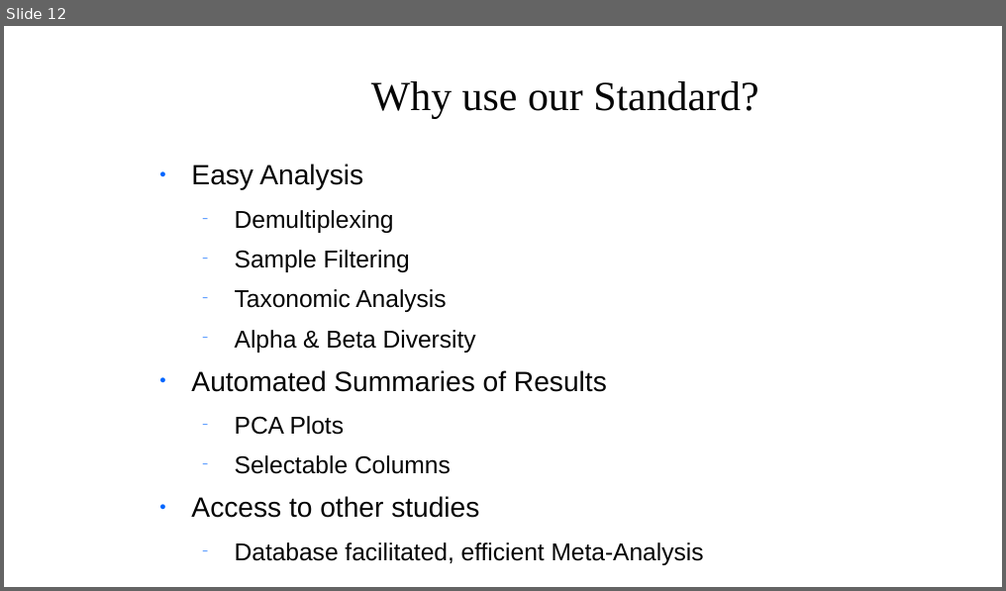
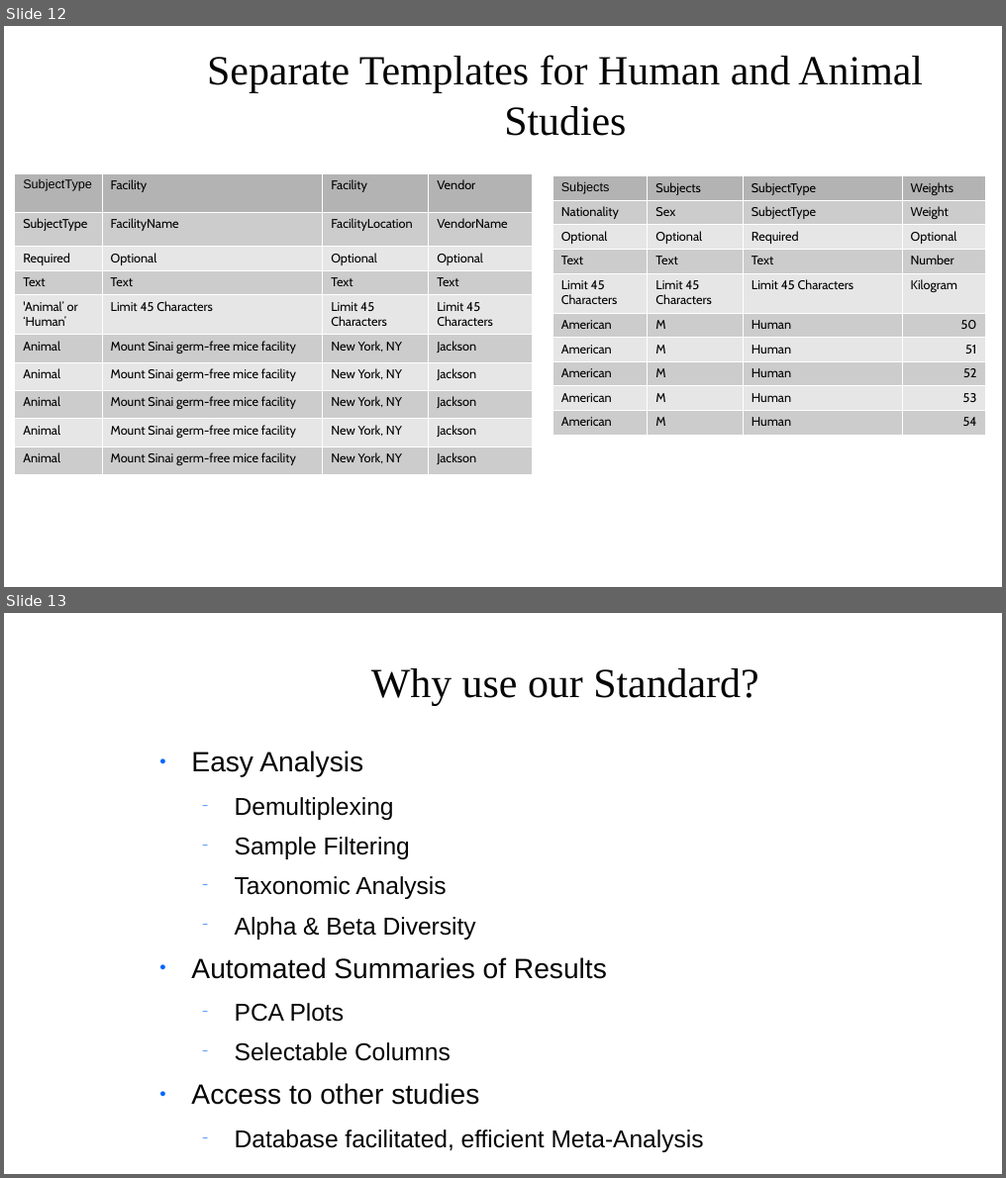
Before and after one commit to clemente-lab/mmeds-meta, a slide deck: sql/mmeds.odp. Shown one above the other, each under a label of ours: slide 12 before the commit, slides 12 and 13 after it. The pictures are 1006x591 and 1006x1178 pixels, drawn with LibreOffice and Linux fonts; fonts in the diff are those of the drawing; background and template pictures are left out. Boxes give left, top, right and bottom in pixels: in the first picture for what was removed or moved away, otherwise in the second. Text is boxed around its words. In the diff, an @@ line names an element or a change of style, - is before the commit and + after.

```diff
--- a/sql/mmeds.odp
+++ b/sql/mmeds.odp
@@ slide 12 added at [4, 26, 1002, 587], background picture (left out) @@
@@ title added at [207, 55, 923, 136], 33 pt, text #050505 @@
+Separate Templates for Human and Animal Studies
@@ table added at [14, 174, 532, 471], 10 rows, 4 columns @@
+SubjectType | Facility | Facility | Vendor
+SubjectType | FacilityName | FacilityLocation | VendorName
+Required | Optional | Optional | Optional
+Text | Text | Text | Text
+'Animal’ or ‘Human’ | Limit 45 Characters | Limit 45 Characters | Limit 45 Characters
+Animal | Mount Sinai germ-free mice facility | New York, NY | Jackson
+Animal | Mount Sinai germ-free mice facility | New York, NY | Jackson
+Animal | Mount Sinai germ-free mice facility | New York, NY | Jackson
+Animal | Mount Sinai germ-free mice facility | New York, NY | Jackson
+Animal | Mount Sinai germ-free mice facility | New York, NY | Jackson
@@ table added at [552, 176, 987, 430], 10 rows, 4 columns @@
+Subjects | Subjects | SubjectType | Weights
+Nationality | Sex | SubjectType | Weight
+Optional | Optional | Required | Optional
+Text | Text | Text | Number
+Limit 45 Characters | Limit 45 Characters | Limit 45 Characters | Kilogram
+American | M | Human | 50
+American | M | Human | 51
+American | M | Human | 52
+American | M | Human | 53
+American | M | Human | 54
@@ what was slide 12 is now slide 13 @@
```
Also in this commit, not shown: 3 slides changed, 6 other slides added, 1 slide removed, 1 other file.
